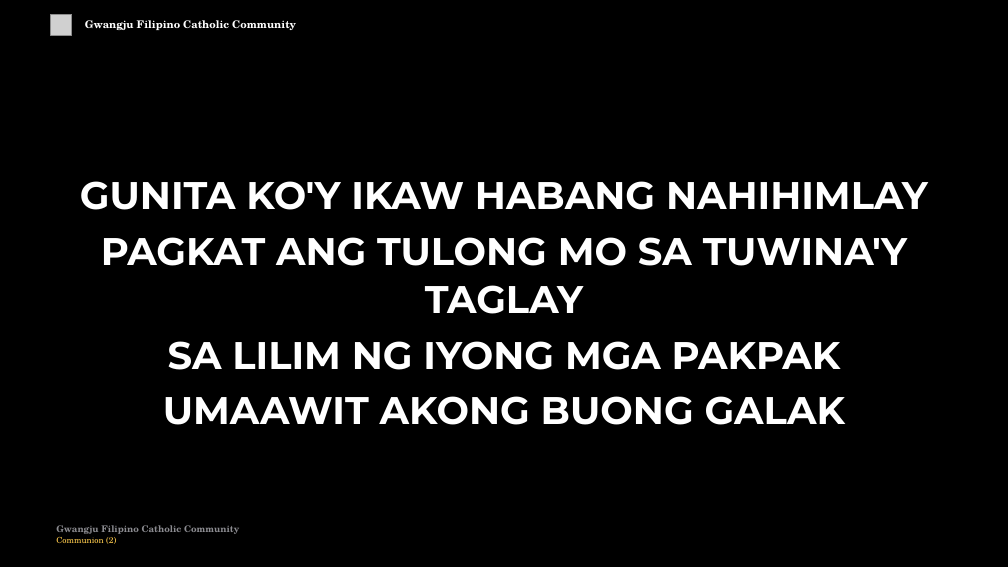
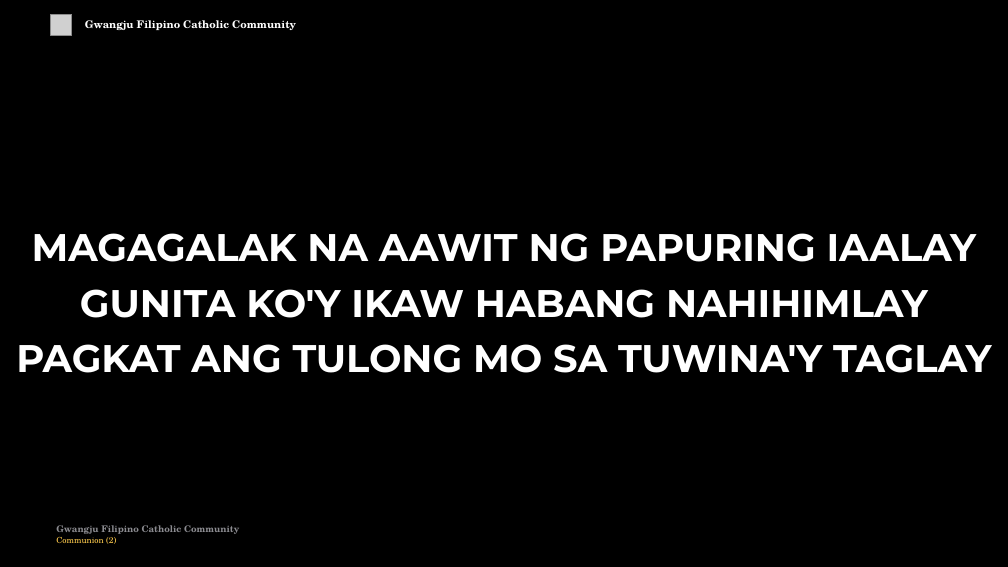
Before and after one commit to divinogabriel9/verbum, a slide deck: slide 67 of outputs/GFCC24May2026_Eastertide.pptx (slide 63 before the commit). Drawn at 1008x567 pixels with LibreOffice and Linux fonts; fonts in the diff are those of the drawing; grey boxes stand for pictures. Boxes give left, top, right and bottom in pixels: in the first picture for what was removed or moved away, otherwise in the second. Text is boxed around its words. In the diff, an @@ line names an element or a change of style, - is before the commit and + after.

```diff
--- a/outputs/GFCC24May2026_Eastertide.pptx
+++ b/outputs/GFCC24May2026_Eastertide.pptx
@@ text "MAGAGALAK NA AAWIT NG PAPURING ...": place and size @@
-text "MAGAGALAK NA AAWIT NG PAPURING ..." at <box>80,181,928,425</box>
+text "MAGAGALAK NA AAWIT NG PAPURING ..." at <box>16,233,991,373</box>
@@ text at <box>32,233,977,262</box>: paragraph added @@
+MAGAGALAK NA AAWIT NG PAPURING IAALAY
@@ text at <box>163,341,845,425</box>: paragraphs removed @@
-SA LILIM NG IYONG MGA PAKPAK
-UMAAWIT AKONG BUONG GALAK
```
Also in this commit, not shown: 34 other slides changed, 11 slides added, 3 slides removed, 19 other files.
